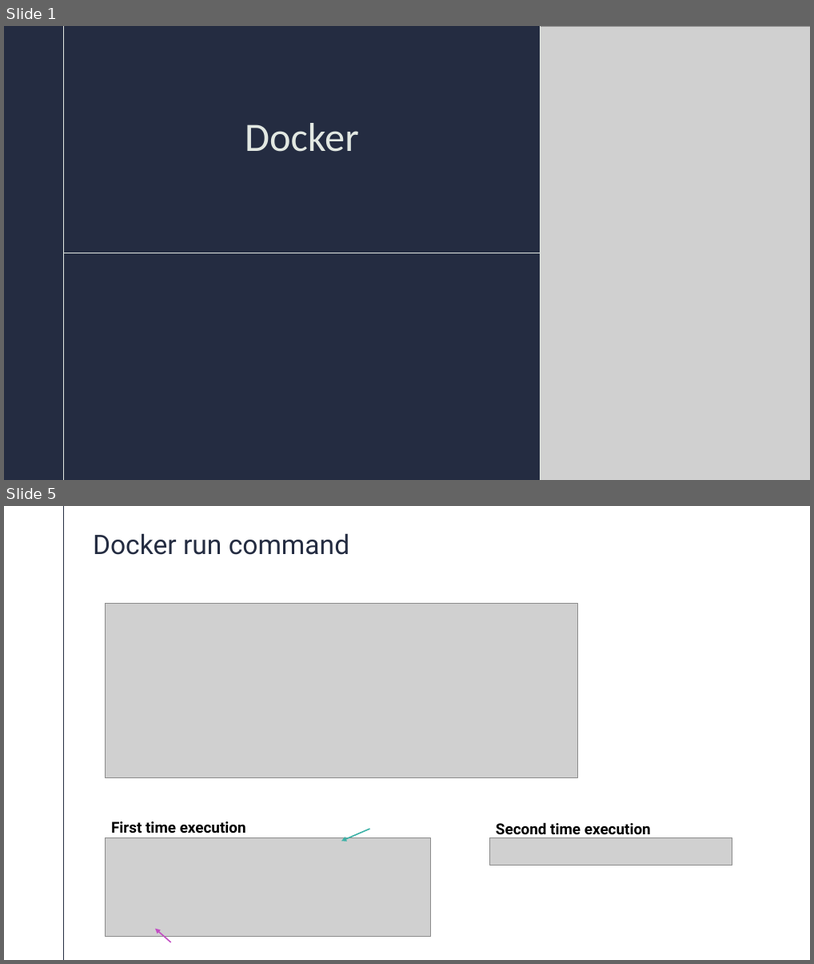
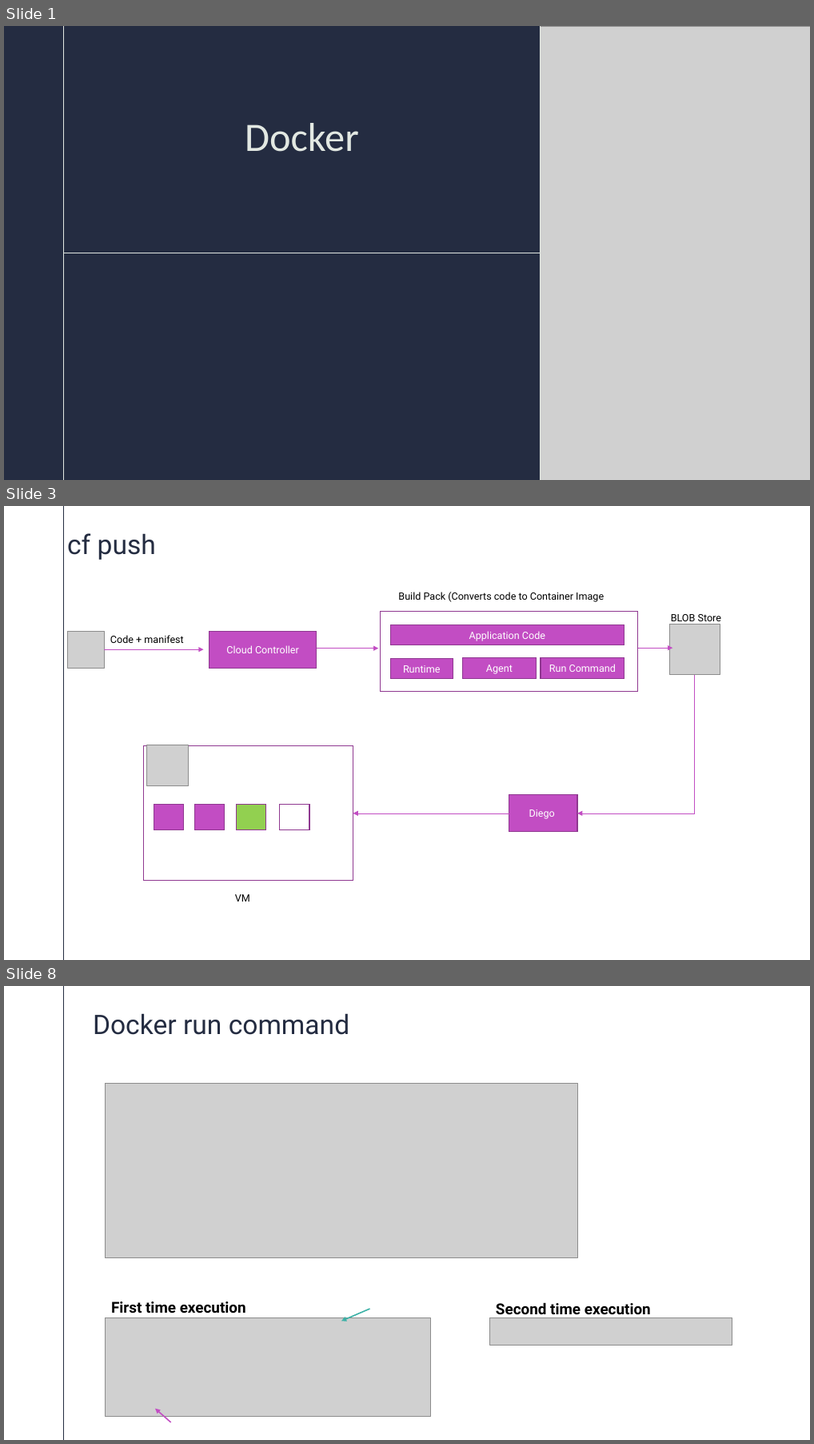
Before and after one commit to AbhilashBinkam/tech-stack-theory, a slide deck: Docker.pptx. Shown one above the other, each under a label of ours: slides 1 and 5 before the commit, slides 1, 3 and 8 after it; the slides between them are not shown. The pictures are 814x964 and 814x1444 pixels, drawn with LibreOffice and Linux fonts; fonts in the diff are those of the drawing; grey boxes stand for pictures. Boxes give left, top, right and bottom in pixels: in the first picture for what was removed or moved away, otherwise in the second. Text is boxed around its words. In the diff, an @@ line names an element or a change of style, - is before the commit and + after.

```diff
--- a/Docker.pptx
+++ b/Docker.pptx
@@ slide 3 added at box(4, 506, 810, 960), background #FFFFFF; not listed: 1 template element that a slide beside it also shows @@
@@ title added at box(67, 533, 156, 560), 32 pt, text #242C41 @@
+cf push
@@ text added at box(398, 592, 604, 602), 12 pt, text #000000 @@
+Build Pack (Converts code to Container Image
@@ rectangle added at box(381, 612, 638, 691), outline #903990 1 pt, 14 pt, text #FFFFFF @@
+Build pack
@@ rectangle added at box(390, 625, 625, 645), fill #C24DC3, outline #903990 1 pt, 12 pt, text #FFFFFF @@
+Application Code
@@ picture added at box(670, 624, 720, 674) @@
@@ text added at box(671, 614, 722, 624), 12 pt, text #000000 @@
+BLOB Store
@@ picture added at box(67, 631, 105, 668) @@
@@ arrow added from (105, 649) to (204, 649), #C24DC3 0.5 pt @@
@@ text added at box(110, 635, 183, 643), 12 pt, text #000000 @@
+Code + manifest
@@ rectangle added at box(210, 632, 317, 668), fill #C24DC3, outline #903990 1 pt, 12 pt, text #FFFFFF @@
+Cloud Controller
@@ arrow added from (317, 648) to (378, 648), #C24DC3 0.5 pt @@
@@ arrow added from (638, 648) to (673, 648), #C24DC3 0.5 pt @@
@@ rectangle added at box(390, 659, 454, 679), fill #C24DC3, outline #903990 1 pt, 12 pt, text #FFFFFF @@
+Runtime
@@ rectangle added at box(463, 658, 536, 678), fill #C24DC3, outline #903990 1 pt, 12 pt, text #FFFFFF @@
+Agent
@@ rectangle added at box(541, 658, 626, 678), fill #C24DC3, outline #903990 1 pt, 12 pt, text #FFFFFF @@
+Run Command
@@ elbow arrow added from (695, 675) to (578, 813), #C24DC3 0.5 pt @@
@@ picture added at box(146, 744, 188, 785) @@
@@ rectangle added at box(144, 746, 354, 880), outline #903990 1 pt, 14 pt, text #FFFFFF @@
+Build pack
@@ rectangle added at box(154, 804, 184, 830), fill #C24DC3, outline #903990 1 pt @@
@@ rectangle added at box(194, 804, 225, 830), fill #C24DC3, outline #903990 1 pt @@
@@ rectangle added at box(236, 804, 266, 830), fill #92D050, outline #903990 1 pt @@
@@ rectangle added at box(280, 804, 310, 830), outline #903990 1 pt @@
@@ arrow added from (510, 813) to (353, 813), #C24DC3 0.5 pt @@
@@ rectangle added at box(510, 795, 578, 832), fill #C24DC3, outline #903990 1 pt, 12 pt, text #FFFFFF @@
+Diego
@@ text added at box(235, 894, 250, 901), 12 pt, text #000000 @@
+VM
@@ what was slide 5 is now slide 8 @@
```
Also in this commit, not shown: 2 slides changed, 3 other slides added, 1 slide removed.
